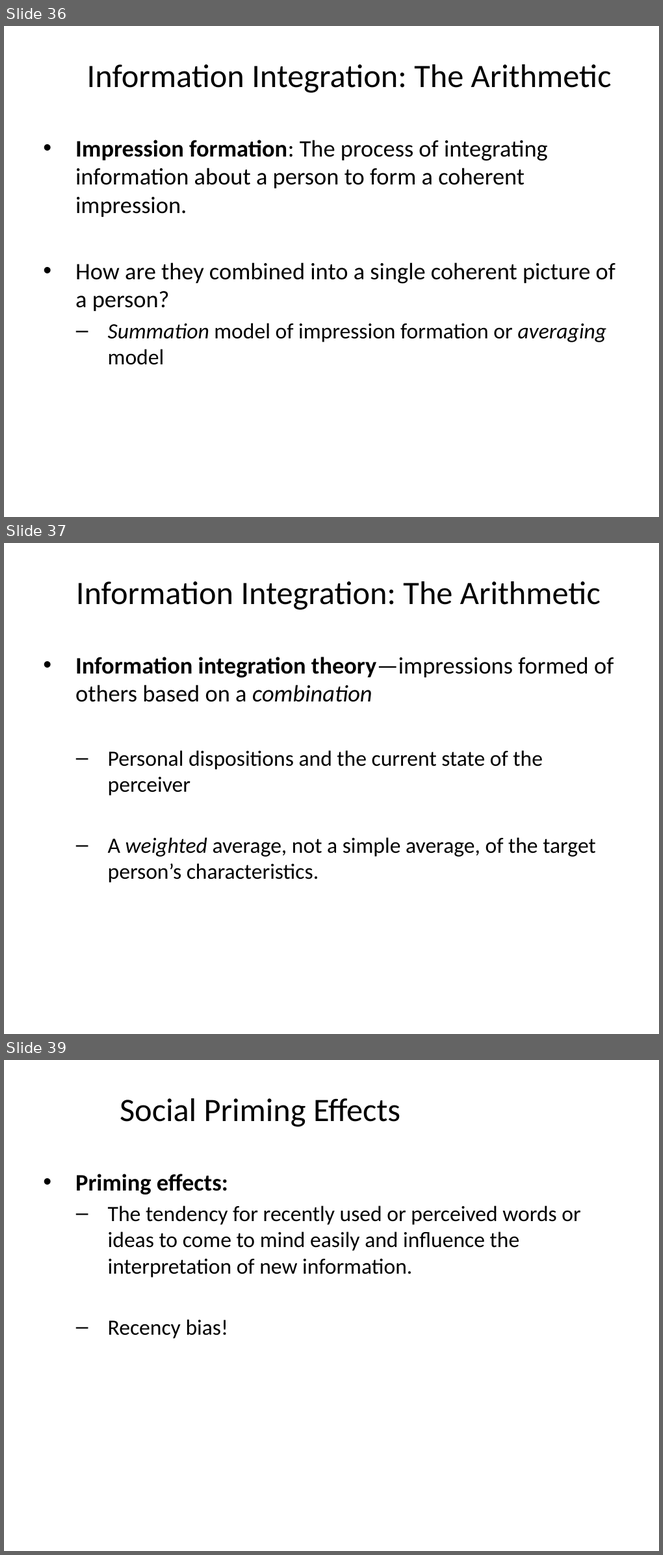
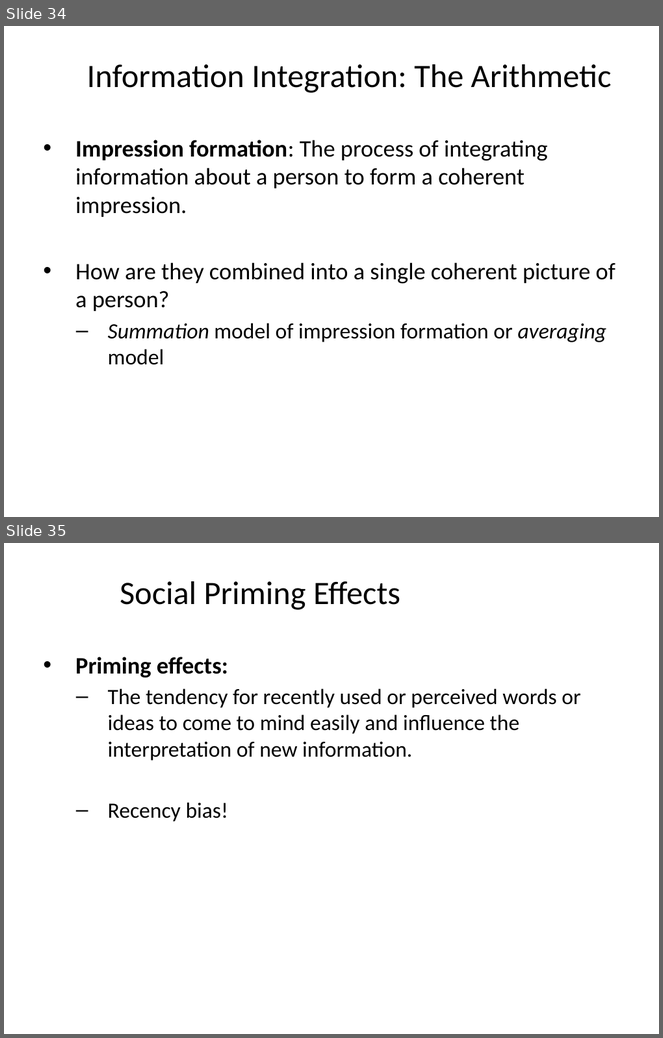
Before and after one commit to npm27/Teaching-Materials, a slide deck: Social Psych/Slides/5 Percieving Persons.pptx. Shown one above the other, each under a label of ours: slides 36, 37 and 39 before the commit, slides 34 and 35 after it; the slides between them are not shown. The pictures are 663x1555 and 663x1038 pixels, drawn with LibreOffice and Linux fonts; fonts in the diff are those of the drawing. Boxes give left, top, right and bottom in pixels: in the first picture for what was removed or moved away, otherwise in the second. Text is boxed around its words. In the diff, an @@ line names an element or a change of style, - is before the commit and + after.

```diff
--- a/Social Psych/Slides/5 Percieving Persons.pptx
+++ b/Social Psych/Slides/5 Percieving Persons.pptx
@@ slide 37 removed at [4,543,659,1034], background #FFFFFF @@
@@ title removed at [76,581,601,610] @@
-Information Integration: The Arithmetic
@@ text removed at [76,657,614,883] @@
-• Information integration theory—impressions formed of others based on a combination
-  – Personal dispositions and the current state of the perceiver
-  – A weighted average, not a simple average, of the target person’s characteristics.
@@ what was slide 36 is now slide 34 @@
@@ what was slide 39 is now slide 35 @@
```
Also in this commit, not shown: 10 slides changed, 1 slide added, 7 other slides removed, 1 other file.
